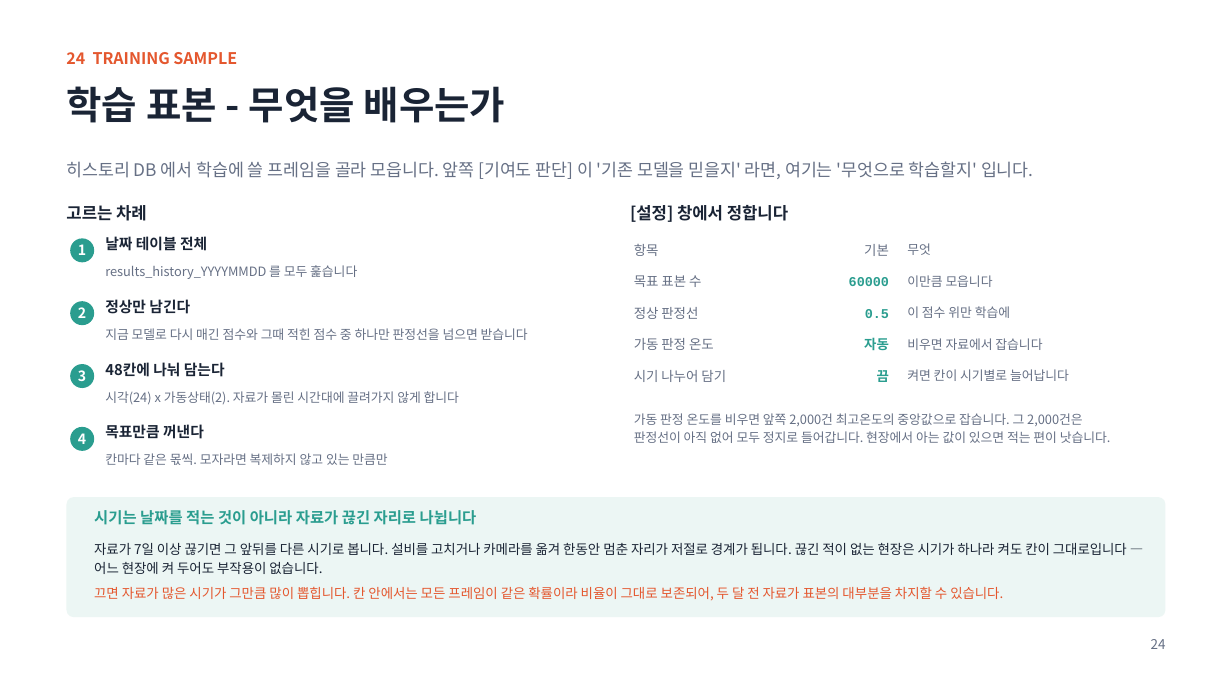
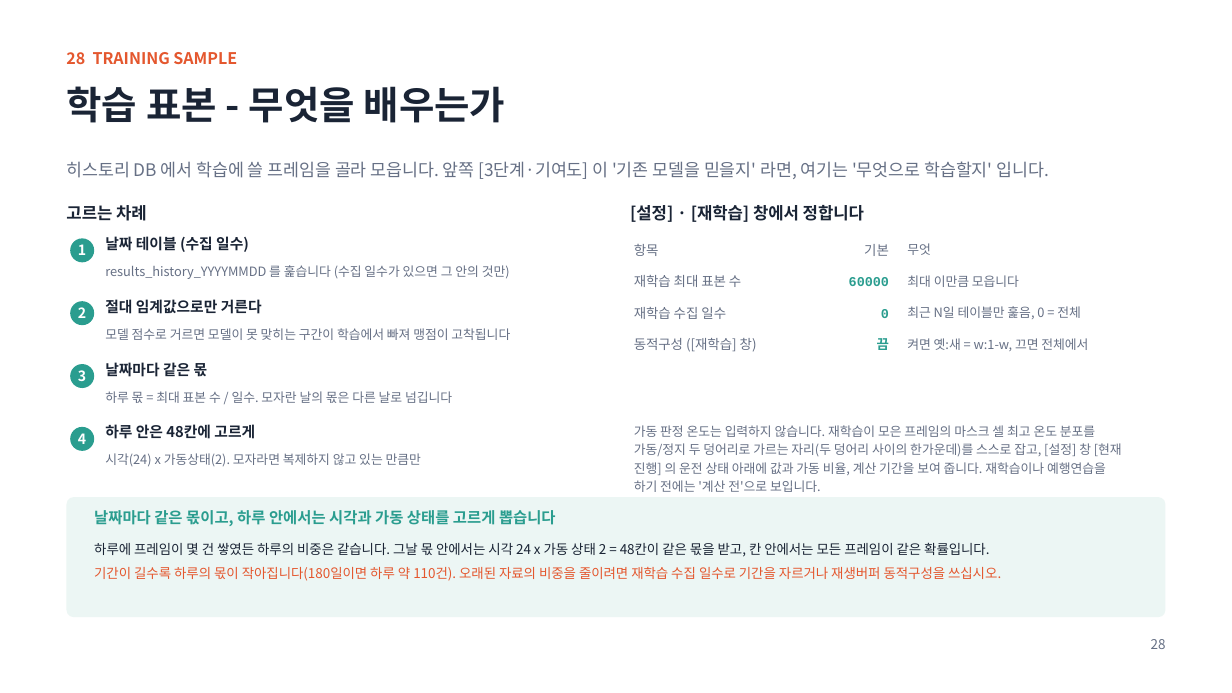
Before and after one commit to oskwon65/MultiModal_FireCam, a slide deck: slide 29 of 멀티모달_화재감지_모니터링_설치매뉴얼.pptx (slide 25 before the commit). Drawn at 1232x693 pixels with LibreOffice and Linux fonts; fonts in the diff are those of the drawing. Boxes give left, top, right and bottom in pixels: in the first picture for what was removed or moved away, otherwise in the second. Text is boxed around its words. In the diff, an @@ line names an element or a change of style, - is before the commit and + after.

```diff
--- a/멀티모달_화재감지_모니터링_설치매뉴얼.pptx
+++ b/멀티모달_화재감지_모니터링_설치매뉴얼.pptx
@@ text at bbox=[66, 52, 237, 64]: text changed @@
-24 TRAINING SAMPLE
+28 TRAINING SAMPLE
@@ text at bbox=[66, 161, 1048, 179]: text changed @@
-히스토리 DB 에서 학습에 쓸 프레임을 골라 모읍니다. 앞쪽 [기여도 판단] 이 '기존 모델을 믿을지' 라면, 여기는 '무엇으로 학습할지' 입니다.
+히스토리 DB 에서 학습에 쓸 프레임을 골라 모읍니다. 앞쪽 [3단계·기여도] 이 '기존 모델을 믿을지' 라면, 여기는 '무엇으로 학습할지' 입니다.
@@ text at bbox=[630, 205, 864, 222]: text changed @@
-[설정] 창에서 정합니다
+[설정] · [재학습] 창에서 정합니다
@@ text at bbox=[105, 236, 249, 252]: text changed @@
-날짜 테이블 전체
+날짜 테이블 (수집 일수)
@@ text at bbox=[105, 265, 510, 279]: text changed @@
-results_history_YYYYMMDD 를 모두 훑습니다
+results_history_YYYYMMDD 를 훑습니다 (수집 일수가 있으면 그 안의 것만)
@@ text at bbox=[105, 299, 262, 314]: text changed @@
-정상만 남긴다
+절대 임계값으로만 거른다
@@ text at bbox=[634, 275, 741, 287]: text changed @@
-목표 표본 수
+재학습 최대 표본 수
@@ text at bbox=[907, 275, 1019, 287]: text changed @@
-이만큼 모읍니다
+최대 이만큼 모읍니다
@@ text at bbox=[105, 328, 510, 340]: text changed @@
-지금 모델로 다시 매긴 점수와 그때 적힌 점수 중 하나만 판정선을 넘으면 받습니다
+모델 점수로 거르면 모델이 못 맞히는 구간이 학습에서 빠져 맹점이 고착됩니다
@@ text at bbox=[634, 307, 726, 319]: text changed @@
-정상 판정선
+재학습 수집 일수
@@ text at bbox=[881, 309, 889, 318]: text changed @@
-0.5
+0
@@ text at bbox=[907, 306, 1081, 319]: text changed @@
-이 점수 위만 학습에
+최근 N일 테이블만 훑음, 0 = 전체
@@ text at bbox=[634, 338, 757, 352]: text changed @@
-가동 판정 온도
+동적구성 ([재학습] 창)
@@ text "끔": place and size @@
-text "끔" at bbox=[877, 370, 889, 382]
+text "끔" at bbox=[877, 338, 889, 350]
@@ text removed at bbox=[864, 337, 889, 351] @@
-자동
@@ text at bbox=[907, 338, 1088, 351]: text changed @@
-비우면 자료에서 잡습니다
+켜면 옛:새 = w:1-w, 끄면 전체에서
@@ text at bbox=[105, 362, 208, 377]: text changed @@
-48칸에 나눠 담는다
+날짜마다 같은 몫
@@ text removed at bbox=[634, 370, 726, 382] @@
-시기 나누어 담기
@@ text at bbox=[105, 391, 452, 403]: text changed @@
-시각(24) x 가동상태(2). 자료가 몰린 시간대에 끌려가지 않게 합니다
+하루 몫 = 최대 표본 수 / 일수. 모자란 날의 몫은 다른 날로 넘깁니다
@@ text removed at bbox=[634, 413, 1111, 443] @@
-가동 판정 온도를 비우면 앞쪽 2,000건 최고온도의 중앙값으로 잡습니다. 그 2,000건은 판정선이 아직 없어 모두 정지로 들어갑니다. 현장에서 아는 값이 있으면 적는 편이 낫습니다.
@@ text at bbox=[105, 424, 255, 439]: text changed @@
-목표만큼 꺼낸다
+하루 안은 48칸에 고르게
@@ text added at bbox=[634, 425, 1122, 492], 10 pt, text #667085 @@
+가동 판정 온도는 입력하지 않습니다. 재학습이 모은 프레임의 마스크 셀 최고 온도 분포를 가동/정지 두 덩어리로 가르는 자리(두 덩어리 사이의 한가운데)를 스스로 잡고, [설정] 창 [현재 진행] 의 운전 상태 아래에 값과 가동 비율, 계산 기간을 보여 줍니다. 재학습이나 예행연습을 하기 전에는 '계산 전'으로 보입니다.
@@ text at bbox=[105, 453, 421, 467]: text changed @@
-칸마다 같은 몫씩. 모자라면 복제하지 않고 있는 만큼만
+시각(24) x 가동상태(2). 모자라면 복제하지 않고 있는 만큼만
@@ text at bbox=[94, 510, 556, 526]: text changed; size 10 to 12 pt; text colour #667085 to #2A9D8F; bold on @@
-켜면 칸이 시기별로 늘어납니다
+날짜마다 같은 몫이고, 하루 안에서는 시각과 가동 상태를 고르게 뽑습니다
@@ text removed at bbox=[94, 510, 477, 525] @@
-시기는 날짜를 적는 것이 아니라 자료가 끊긴 자리로 나뉩니다
@@ text at bbox=[94, 542, 1001, 581]: text changed; text colour #1A2435 to #E4572E @@
-자료가 7일 이상 끊기면 그 앞뒤를 다른 시기로 봅니다. 설비를 고치거나 카메라를 옮겨 한동안 멈춘 자리가 저절로 경계가 됩니다. 끊긴 적이 없는 현장은 시기가 하나라 켜도 칸이 그대로입니다 — 어느 현장에 켜 두어도 부작용이 없습니다.
-끄면 자료가 많은 시기가 그만큼 많이 뽑힙니다. 칸 안에서는 모든 프레임이 같은 확률이라 비율이 그대로 보존되어, 두 달 전 자료가 표본의 대부분을 차지할 수 있습니다.
+하루에 프레임이 몇 건 쌓였든 하루의 비중은 같습니다. 그날 몫 안에서는 시각 24 x 가동 상태 2 = 48칸이 같은 몫을 받고, 칸 안에서는 모든 프레임이 같은 확률입니다.
+기간이 길수록 하루의 몫이 작아집니다(180일이면 하루 약 110건). 오래된 자료의 비중을 줄이려면 재학습 수집 일수로 기간을 자르거나 재생버퍼 동적구성을 쓰십시오.
@@ text at bbox=[1151, 639, 1166, 649]: text changed @@
-24
+28
```
Also in this commit, not shown: 11 other slides changed, 4 slides added, 46 other files.
